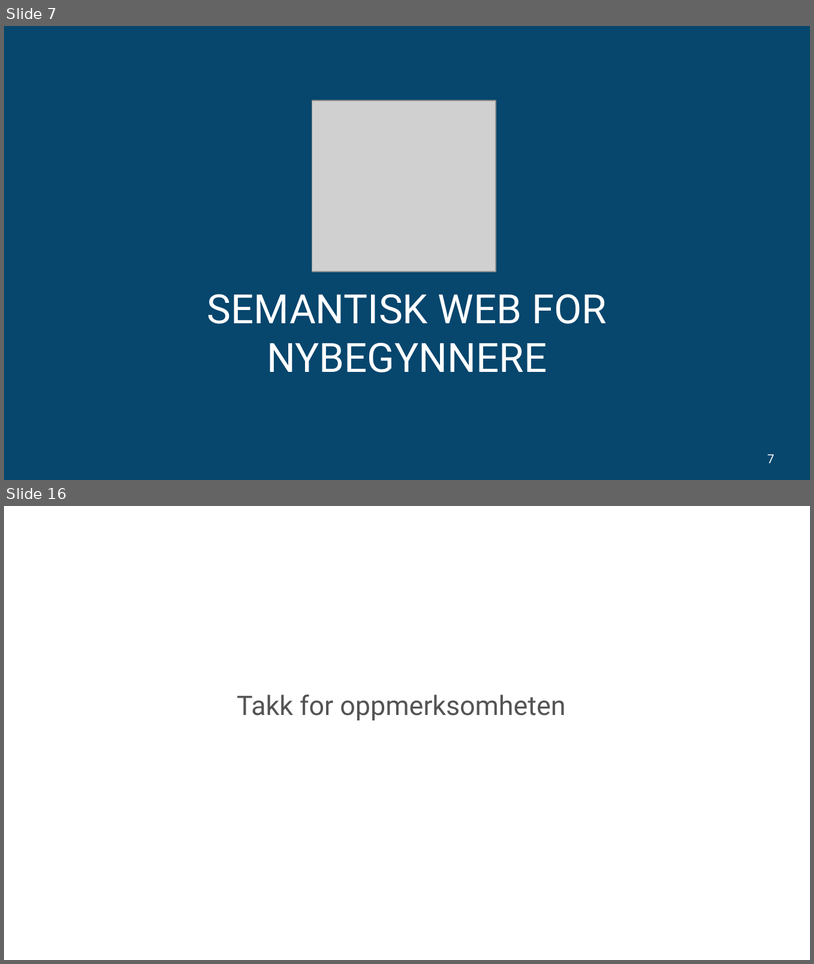
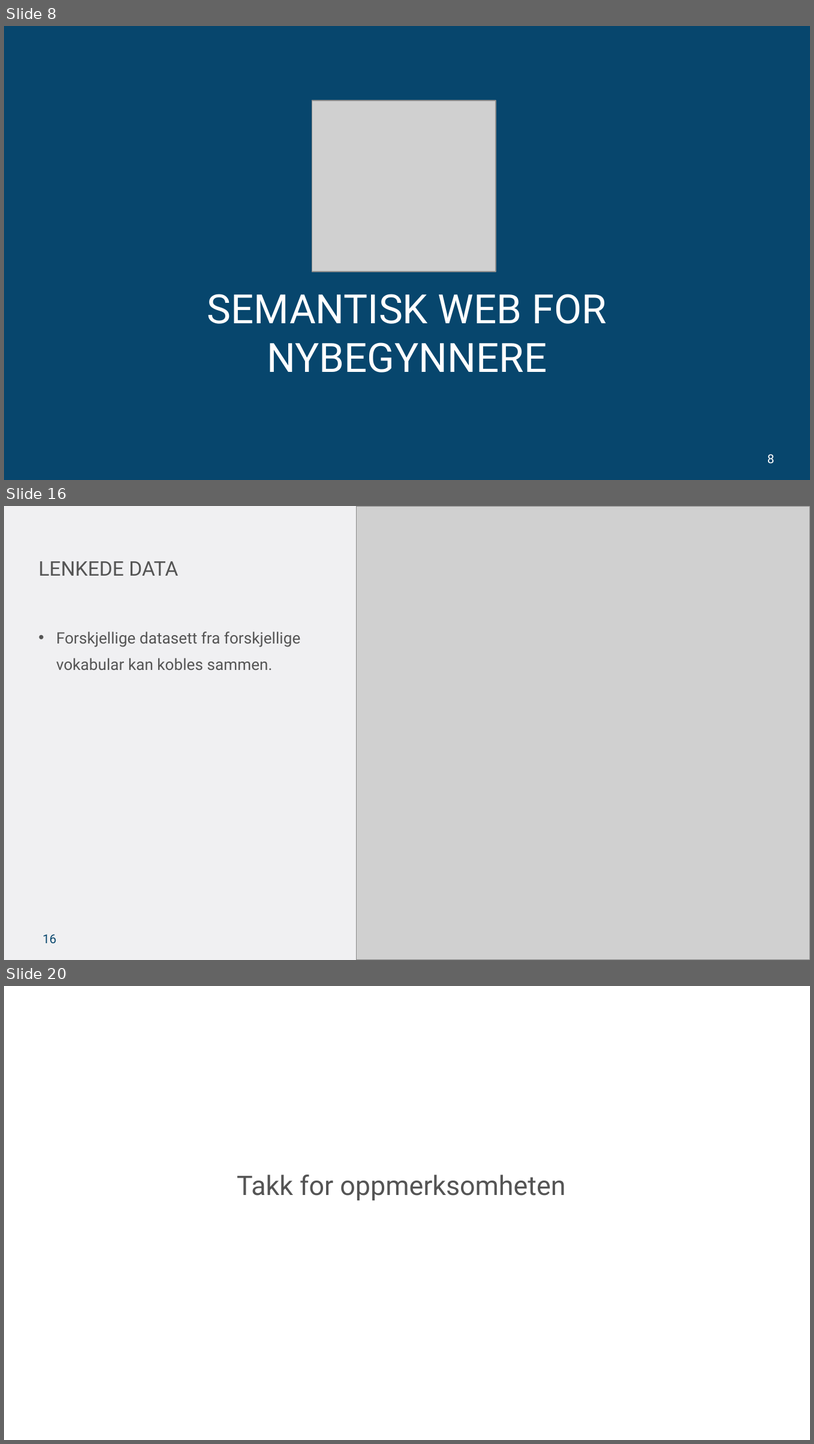
Before and after one commit to ttessem/SemWebKurs, a slide deck: SemWebKursUiB.pptx. Shown one above the other, each under a label of ours: slides 7 and 16 before the commit, slides 8, 16 and 20 after it; the slides between them are not shown. The pictures are 814x964 and 814x1444 pixels, drawn with LibreOffice and Linux fonts; fonts in the diff are those of the drawing; grey boxes stand for pictures; background and template pictures are left out. Boxes give left, top, right and bottom in pixels: in the first picture for what was removed or moved away, otherwise in the second. Text is boxed around its words. In the diff, an @@ line names an element or a change of style, - is before the commit and + after.

```diff
--- a/SemWebKursUiB.pptx
+++ b/SemWebKursUiB.pptx
@@ slide 16 added at <box>4,506,810,960</box>, background #F0F0F2 @@
@@ picture added at <box>356,506,810,960</box> @@
@@ title added at <box>39,561,178,576</box>, 18 pt, text #545454 @@
+LENKEDE DATA
@@ text added at <box>56,631,300,670</box>, 14 pt, text #545454 @@
+• Forskjellige datasett fra forskjellige vokabular kan kobles sammen.
@@ page number added at <box>42,934,56,943</box>, 11 pt, text #07466D @@
+16
@@ what was slide 7 is now slide 8 @@
@@ page number at <box>768,454,775,463</box>: text changed @@
-7
+8
@@ what was slide 16 is now slide 20 @@
```
Also in this commit, not shown: 1 slide changed, 14 other slides added, 11 slides removed, 13 other files.
